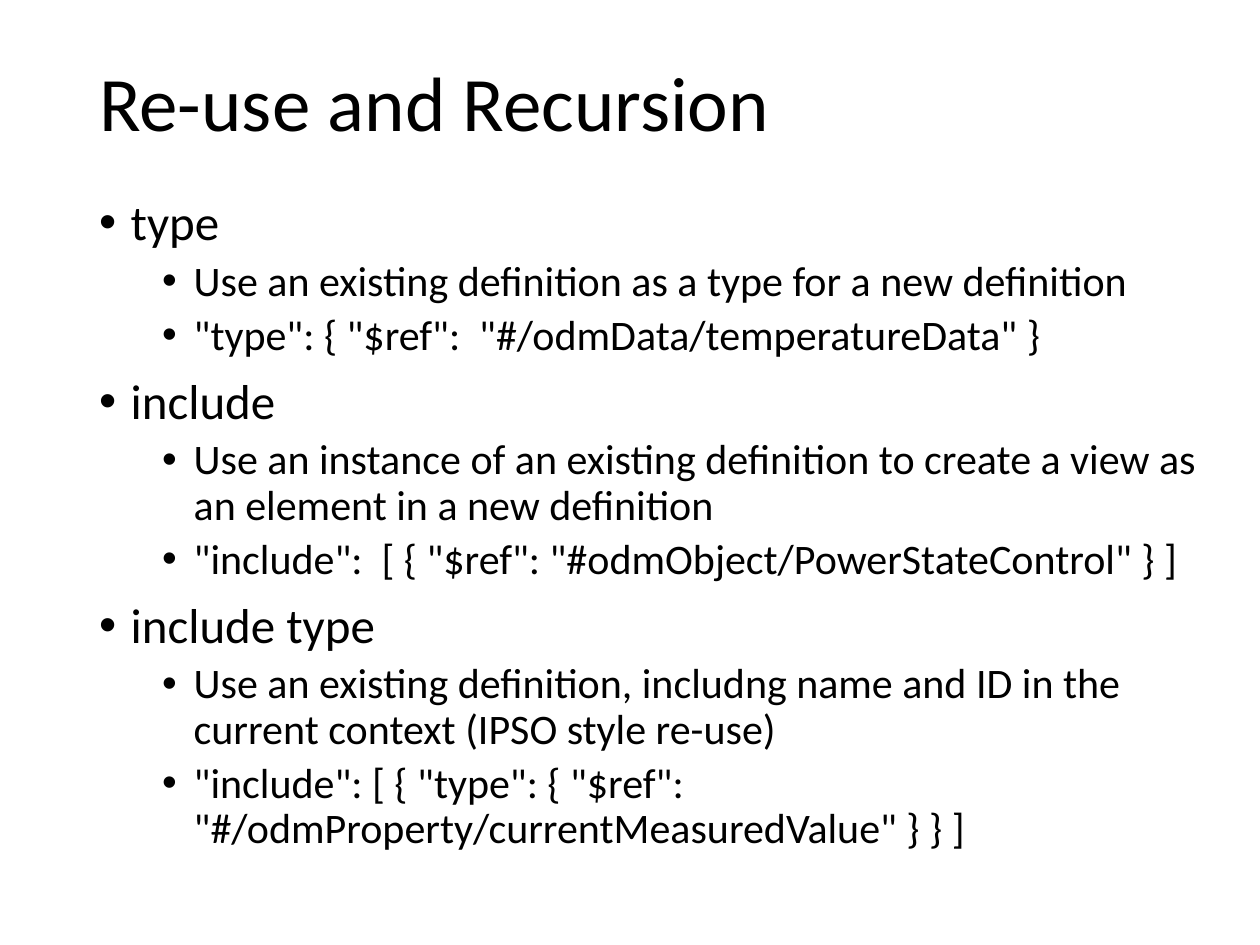
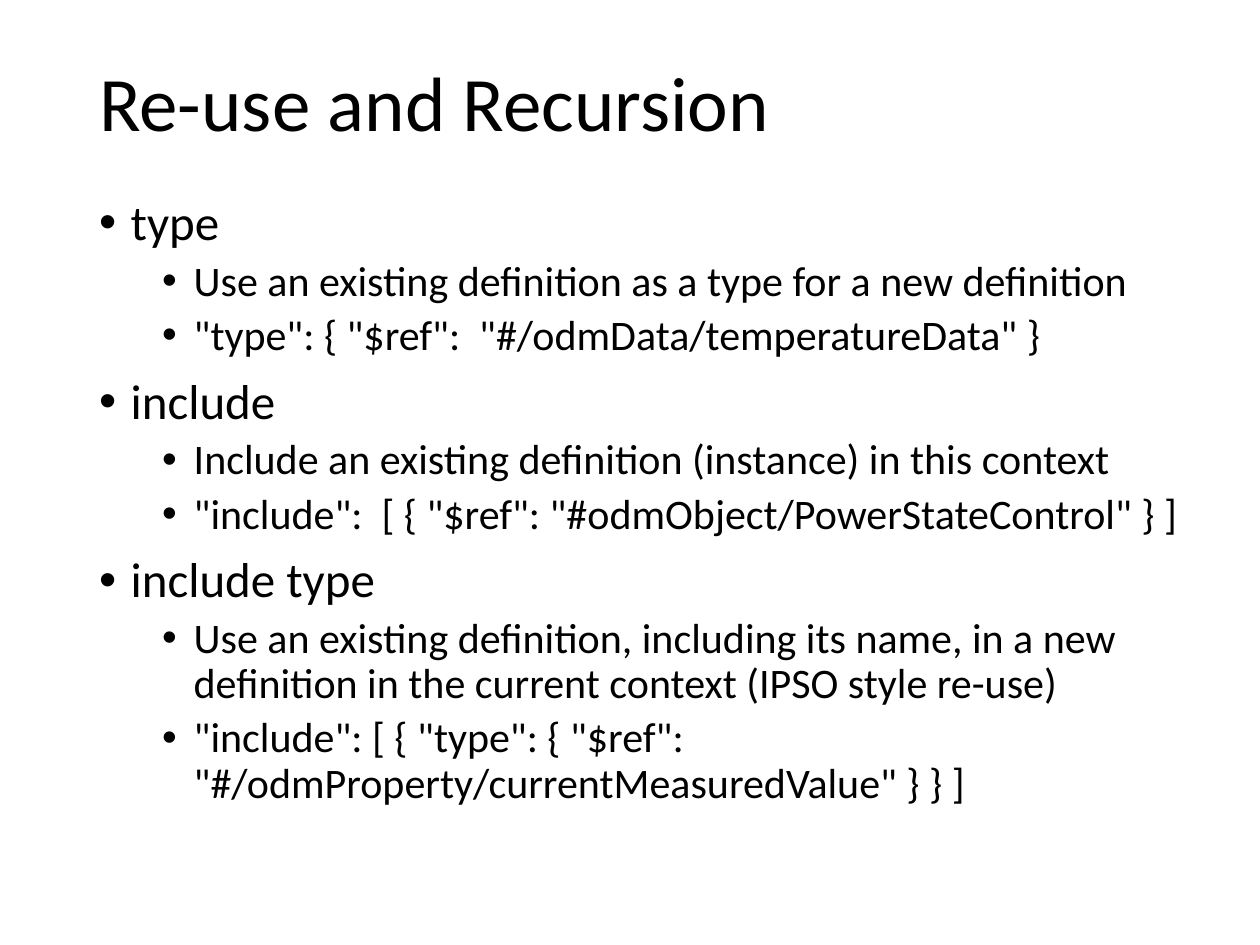
Before and after one commit to mjkoster/ODM-Examples, a slide deck: slide 7 of sdf-extensions.pptx. Drawn at 1260x945 pixels with LibreOffice and Linux fonts; fonts in the diff are those of the drawing. Boxes give left, top, right and bottom in pixels: in the first picture for what was removed or moved away, otherwise in the second. Text is boxed around its words. In the diff, an @@ line names an element or a change of style, - is before the commit and + after.

```diff
--- a/sdf-extensions.pptx
+++ b/sdf-extensions.pptx
@@ text at (194,443,1109,482): text changed @@
-  • Use an instance of an existing definition to create a view as an element in a new definition
+  • Include an existing definition (instance) in this context
@@ text at (194,623,1116,705): text changed @@
-  • Use an existing definition, includng name and ID in the current context (IPSO style re-use)
+  • Use an existing definition, including its name, in a new definition in the current context (IPSO style re-use)
```
